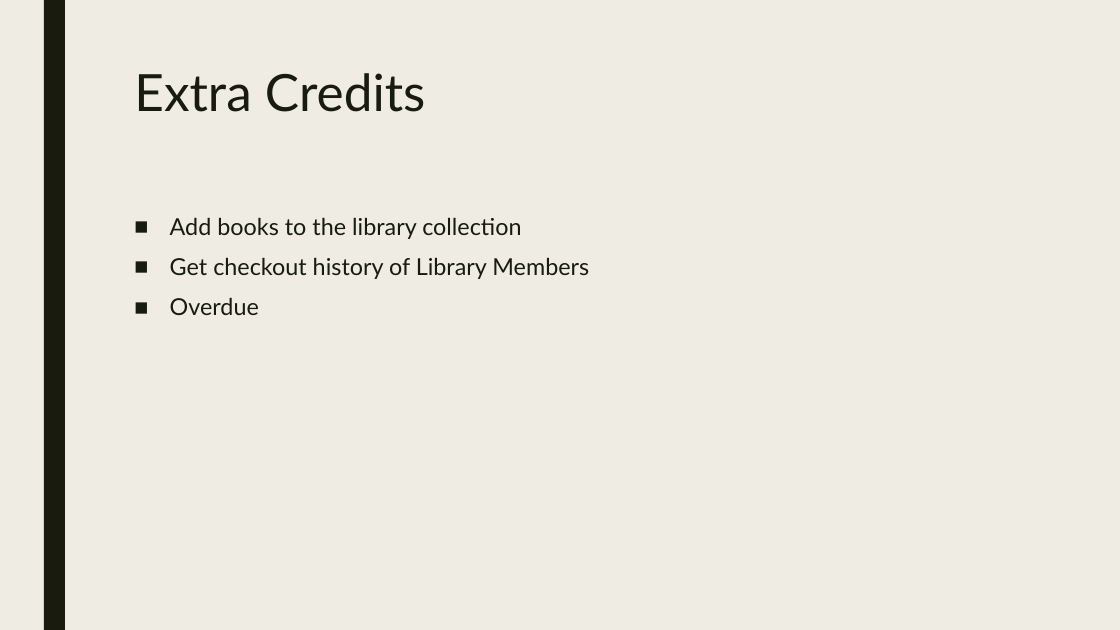
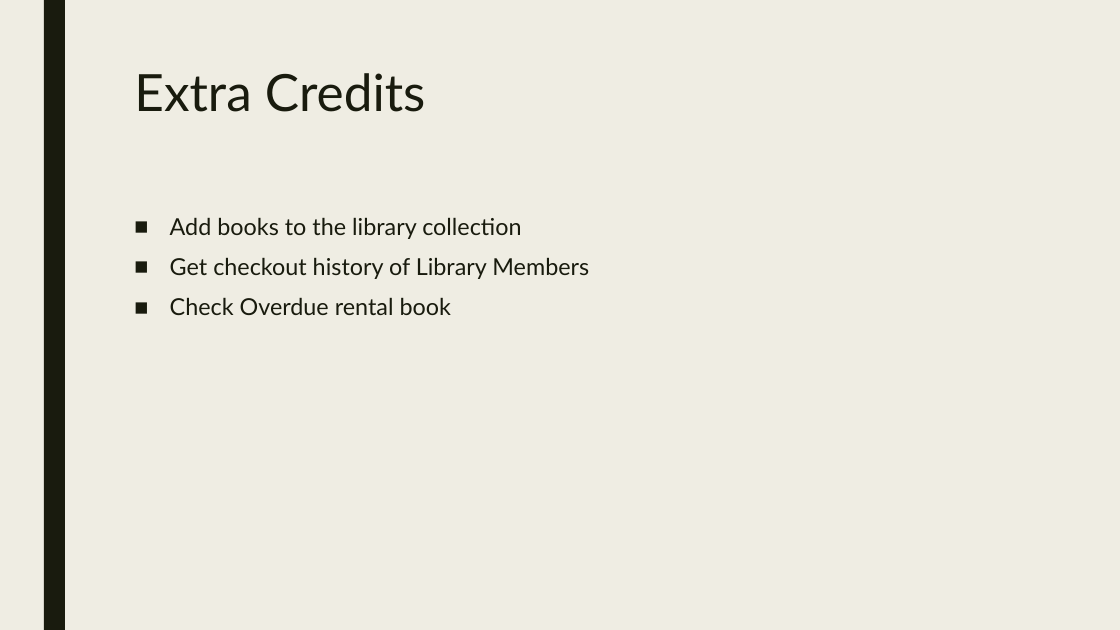
Before and after one commit to LuuHoa/MPP_Project, a slide deck: slide 7 of docs/G1_Presentation.pptx. Drawn at 1120x630 pixels with LibreOffice and Linux fonts; fonts in the diff are those of the drawing. Boxes give left, top, right and bottom in pixels: in the first picture for what was removed or moved away, otherwise in the second. Text is boxed around its words. In the diff, an @@ line names an element or a change of style, - is before the commit and + after.

Commit message:
update presentation

```diff
--- a/docs/G1_Presentation.pptx
+++ b/docs/G1_Presentation.pptx
@@ text at [170,297,451,315]: text changed @@
-■ Overdue
+■ Check Overdue rental book
```
Also in this commit, not shown: 3 other slides changed, 2 slides added, 2 slides removed.
